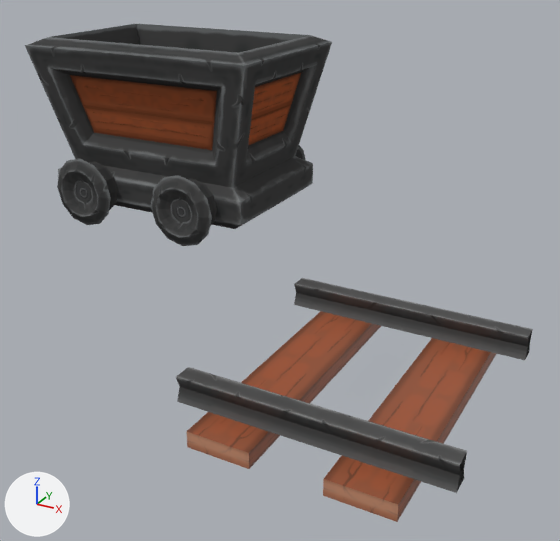
The Blender file files/blender/mine-cart-rail.blend: old version first, new version second.
The view is the same before and after, from a 50 mm lens placed at (1.85, -4.64, 2.92), pointed at (-1.24, 0.98, 0.11). The lights are fixed; the arrows at lower left show +X, +Y and +Z.

The first picture shows 'Mine Cart', 'Mine Cart Rail'.
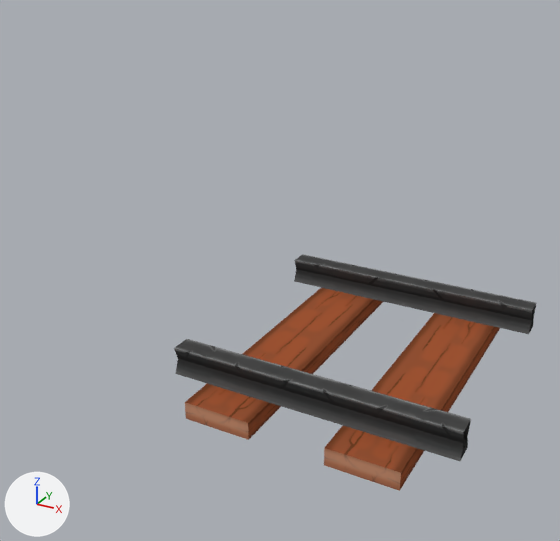
Commit message: Update cart rail files

What changed in the scene script:
```text
Change mat_mine_cart_rail:
    add mat_mine_cart_rail.specular_ior_level = 0.0
Change me_cube_004:
    where me_cube_004.from_pydata(...)  # 20 vertices, 11 faces; spans x -1.0..0.0, y -1.209..0.0, z -0.226..0.1
    used by ob_mine_cart_rail; location = (0.0, 0.0, 0.0)
    me_cube_004 part 1: the whole mesh is moved by (0.0, 0.0, 0.226)
Remove ob_mine_cart:
    ob_mine_cart = bpy.data.objects.new('Mine Cart', me_cube_003)
    ob_mine_cart.location = (-3.143, 2.272, 0.0)
    _m = ob_mine_cart.modifiers.new('Mirror', 'MIRROR')
    _m.use_axis = (True, True, False)
    _m.use_clip = True
```

Pixel boxes (x1, y1, x2, y2) of what changed, in the pictures (560 x 541 px):
'Mine Cart Rail', surface changed, mesh moved: before (176, 278, 533, 522); after (174, 254, 536, 491)
'Mine Cart', deleted (black): before (25, 24, 332, 246)
